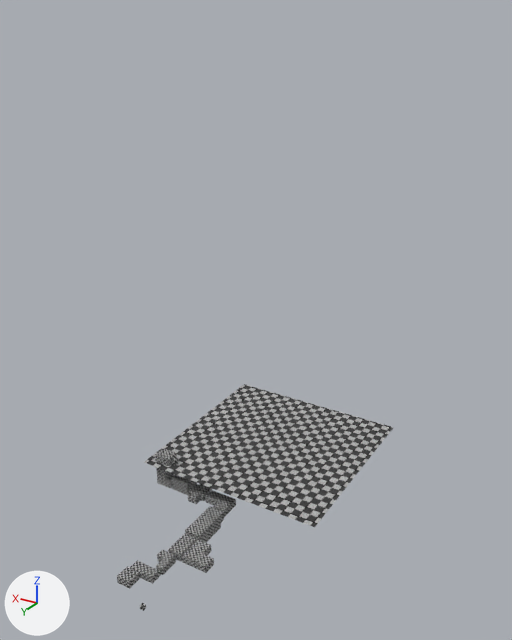
An edit to the glTF model levels/level_1/level_1_model.glb, drawn before and after from the same camera.
Before and after are seen from a 50 mm camera at (-173.0, 179.0, 229.0) aimed at (-18.0, -79.0, 100.0). Every picture has the same lights, and +X, +Y and +Z are marked at lower left. The first picture is the older version. Vertices at exactly the same position are counted once.

Objects in the first picture: 'Cube-col', 'Cube.001-col' and 1 more.
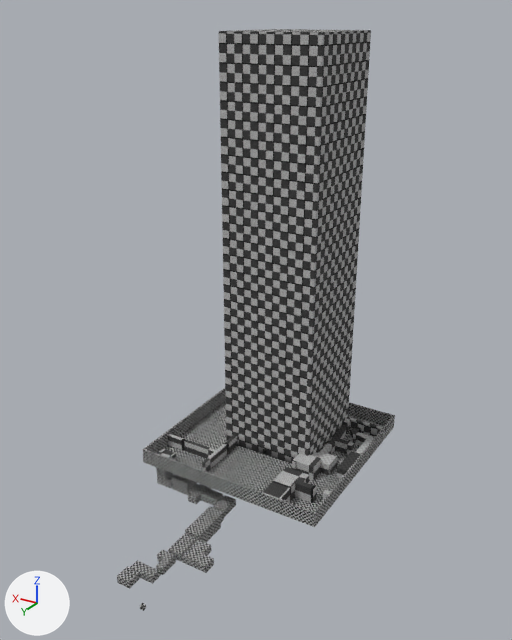
Diff of the bpy script that builds the scene:
```diff
--- a/levels/level_1/level_1_model.glb.py
+++ b/levels/level_1/level_1_model.glb.py
@@ me_cube_008 @@
-me_cube_008.from_pydata(...)  # 8 vertices, 8 faces; spans x -84.0..16.0, y -92.0..8.0, z 0.9..1.0
+me_cube_008.from_pydata(...)  # 14 vertices, 15 faces; spans x -84.0..16.0, y -92.0..8.0, z 0.9..1.0
+# me_cube_008 part 1
+# 5 faces are deleted
+# 6 vertices are added at (2.0, 0.0, 0.9), (2.8, 0.0, 0.9), (2.8, 1.8, 0.9), (2.0, 1.8, 0.9), (2.8, 4.1, 0.9), (2.8, -2.3, 0.9)
+# 12 new faces join them
+# me_cube_008 part 2: 3 kept faces spanning x -84.0..16.0, y -92.0..8.0, z 0.9..1.0 get new texture (UV) coordinates
 me_cube_008.materials.append(mat_base)
@@ ob_cube_001_col_002 @@
+ob_cube_001_col_002 = bpy.data.objects.new('Cube.001-col.002', me_cube_010)  # 24 vertices, 38 faces; spans x -25.0..25.0, y -25.0..25.0, z -8.0..-2.0
+ob_cube_001_col_002.location = (-13.0, -122.5, 21.9)
@@ ob_cube_001_col_001 @@
+ob_cube_001_col_001 = bpy.data.objects.new('Cube.001-col.001', me_cube_003)  # 8 vertices, 10 faces; spans x -25.0..25.0, y -25.0..25.0, z -2.0..201.0
+ob_cube_001_col_001.location = (-13.0, -122.5, 21.9)
@@ ob_cube_col_007 @@
+ob_cube_col_007 = bpy.data.objects.new('Cube-col.007', me_cube_009)  # 56 vertices, 100 faces; spans x -26.8..1.0, y -22.7..17.4, z -1.0..7.0
+ob_cube_col_007.location = (-34.0, -76.5, 14.9)
@@ ob_cube_col_006 @@
+ob_cube_col_006 = bpy.data.objects.new('Cube-col.006', me_cube_006)  # 77 vertices, 150 faces; spans x -10.9..15.2, y -45.0..1.0, z -1.0..5.0
+ob_cube_col_006.location = (-50.0, -99.5, 14.9)
@@ ob_cube_col_005 @@
+ob_cube_col_005 = bpy.data.objects.new('Cube-col.005', me_cube_005)  # a box spanning x -10.9..12.9, y -1.0..1.0, z -1.0..5.0
+ob_cube_col_005.location = (-50.0, -145.5, 14.9)
@@ ob_cube_col_004 @@
+ob_cube_col_004 = bpy.data.objects.new('Cube-col.004', me_cube_004)  # 28 vertices, 48 faces; spans x -19.9..12.9, y 5.0..43.6, z -1.0..5.0
+ob_cube_col_004.location = (25.0, -103.5, 14.9)
@@ ob_cube_col_002 @@
+ob_cube_col_002 = bpy.data.objects.new('Cube-col.002', me_cube_002)  # 43 vertices, 82 faces; spans x -99.0..1.0, y -99.0..1.0, z -1.0..7.0
+ob_cube_col_002.location = (37.6, -59.8, 14.9)
```

Changed parts and their boxes (x1, y1, x2, y2) in the pictures (512 x 640 px):
'Cube.001-col.001', added: after (219, 29, 371, 456)
'Cube-col.002', added: after (143, 388, 395, 527)
'Cube-col.007', added: after (262, 453, 331, 503)
'Cube-col.006', added: after (313, 419, 374, 479)
'Cube-col.004', added: after (168, 434, 237, 472)
'Cube.001-col.002', added: after (226, 420, 345, 464)
'Cube-col.005', added: after (346, 417, 383, 436)
part 1 of me_cube_008, built on: before (144, 385, 314, 527); after (170, 401, 305, 508)
part 2 of me_cube_008, surface changed: before (145, 384, 394, 527); after (164, 400, 384, 511)
